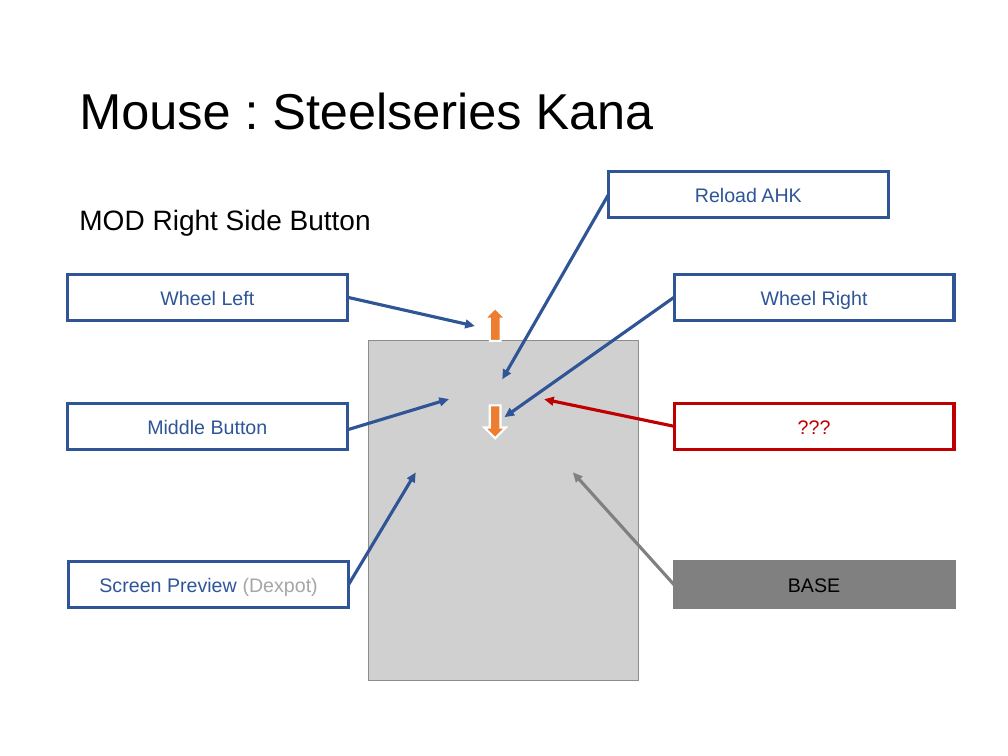
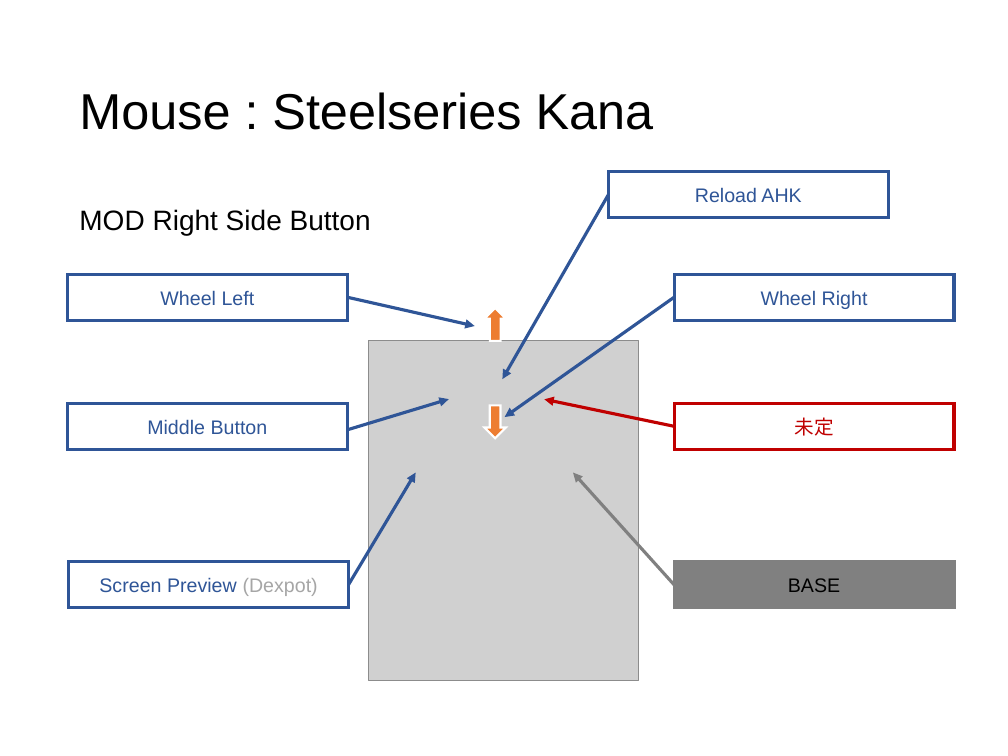
Before and after one commit to ittooo66/myAHK, a slide deck: slide 3 of MANUAL.pptx. Drawn at 1008x756 pixels with LibreOffice and Linux fonts; fonts in the diff are those of the drawing; grey boxes stand for pictures. Boxes give left, top, right and bottom in pixels: in the first picture for what was removed or moved away, otherwise in the second. Text is boxed around its words. In the diff, an @@ line names an element or a change of style, - is before the commit and + after.

```diff
--- a/MANUAL.pptx
+++ b/MANUAL.pptx
@@ text in rectangle at (x1=794, y1=417, x2=833, y2=436): text changed @@
-???
+未定
```
Also in this commit, not shown: 1 other slide changed.
